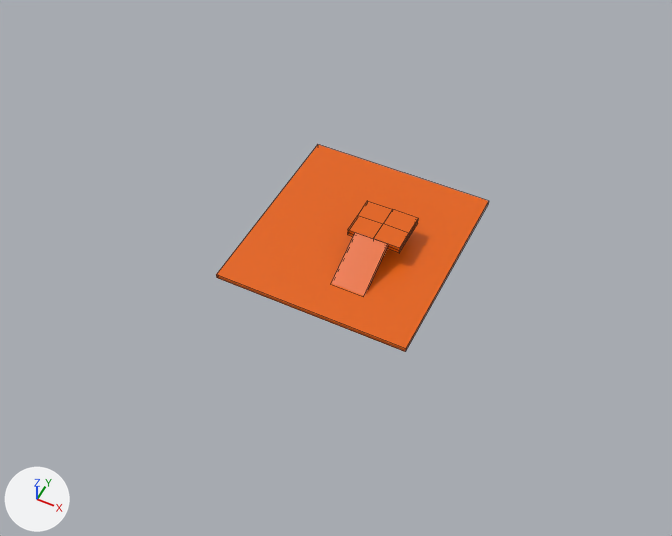
Two versions of the Blender file blender/demo-level.blend, one commit apart.
Camera for both pictures: a 50 mm camera at (24.7, -53.8, 62.0) aimed at (-0.4, -3.6, -0.7). Every picture has the same lights, and +X, +Y and +Z are marked at lower left. Mesh edges are drawn as thin lines. Objects named as collision shapes, trigger or cutter boxes, shadow casters or lower levels of detail are left out.

The older version as bpy lines, for what is in view:
```python
me_cube = bpy.data.meshes.new('Cube')
me_cube.from_pydata(...)  # 42 vertices, 36 faces; spans x -1.0..1.0, y -1.0..1.0, z -1.0..10.69
me_cube.materials.append(mat_material_001)  # orange #e76402
ob_cube = bpy.data.objects.new('Cube', me_cube)
ob_cube.location = (0.0, 0.0, 0.0)
ob_cube.scale = (9.12, 9.79, 0.214)
```
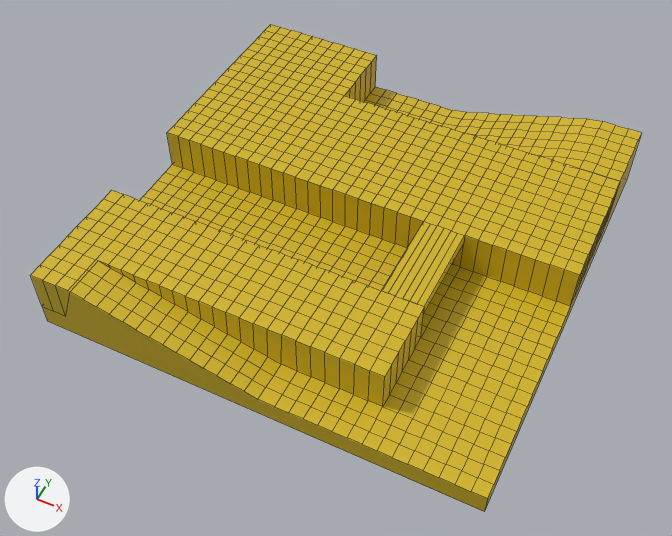
The change, as a diff of the scene's bpy script:
```diff
--- a/blender/demo-level.blend.py
+++ b/blender/demo-level.blend.py
@@ mat_material @@
+mat_material = principled_material('Material')
+mat_material.base_color = (0.65, 0.463, 0.0139)  # yellow #d3b51f
+mat_material.roughness = 0.4
@@ me_cube @@
 # used by ob_cube; location = (0.0, 0.0, 0.0); scale = (9.12, 9.79, 0.214)
-me_cube.from_pydata(...)  # 42 vertices, 36 faces; spans x -1.0..1.0, y -1.0..1.0, z -1.0..10.69
-me_cube.materials.append(mat_material_001)  # orange #e76402
+me_cube.from_pydata(...)  # 1289 vertices, 1225 faces; spans x -1.0..1.0, y -1.0..1.0, z -1.0..5.0
+# me_cube part 1: the loose piece of 26 vertices spanning x -0.03..0.52, y -0.15..0.27, z 7.7..10.69 is deleted
+# me_cube part 2: 9 vertices removed from x 0.05..1.0, y -0.64..1.0, z -0.99..10.6; 1282 vertices added at x -1.0..1.0, y -1.0..1.0, z 1.0..5.0
+me_cube.materials.append(mat_material)  # yellow #d3b51f
@@ ob_cube @@
 ob_cube.location = (0.0, 0.0, 0.0)
-ob_cube.scale = (9.12, 9.79, 0.214)
+ob_cube.scale = (20.0, 20.0, 1.0)
```

Changed parts and their boxes (x1, y1, x2, y2) in the pictures (672 x 536 px):
'Cube', reshaped, rescaled (124% wider, 135% taller)
    before: (216, 145, 488, 352)
    after: (31, 24, 641, 512)
part 1 of me_cube, deleted (orange)
    before: (348, 201, 418, 253)
part 2 of me_cube, built on
    before: (216, 145, 488, 352)
    after: (31, 24, 641, 512)
